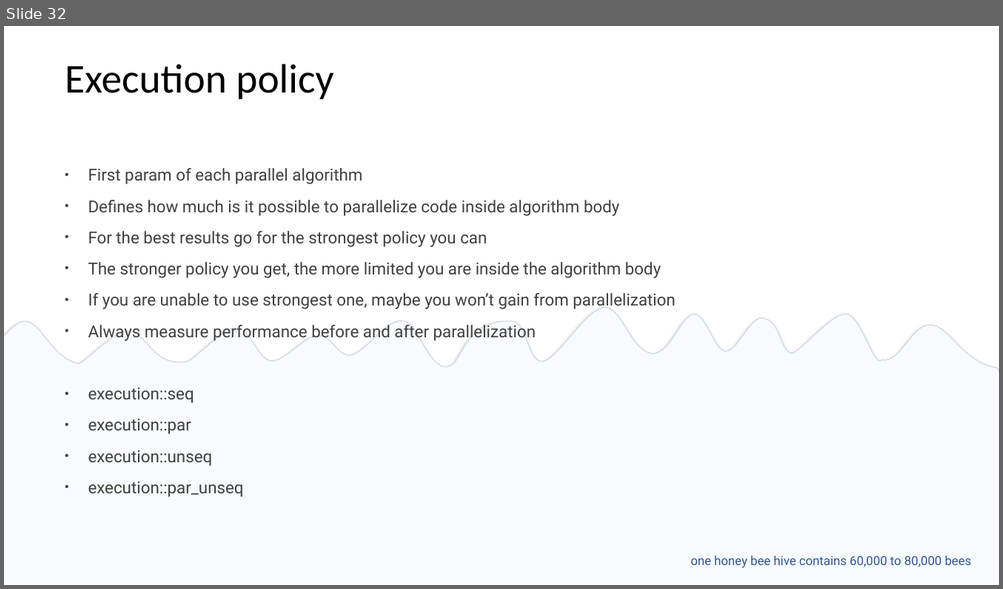
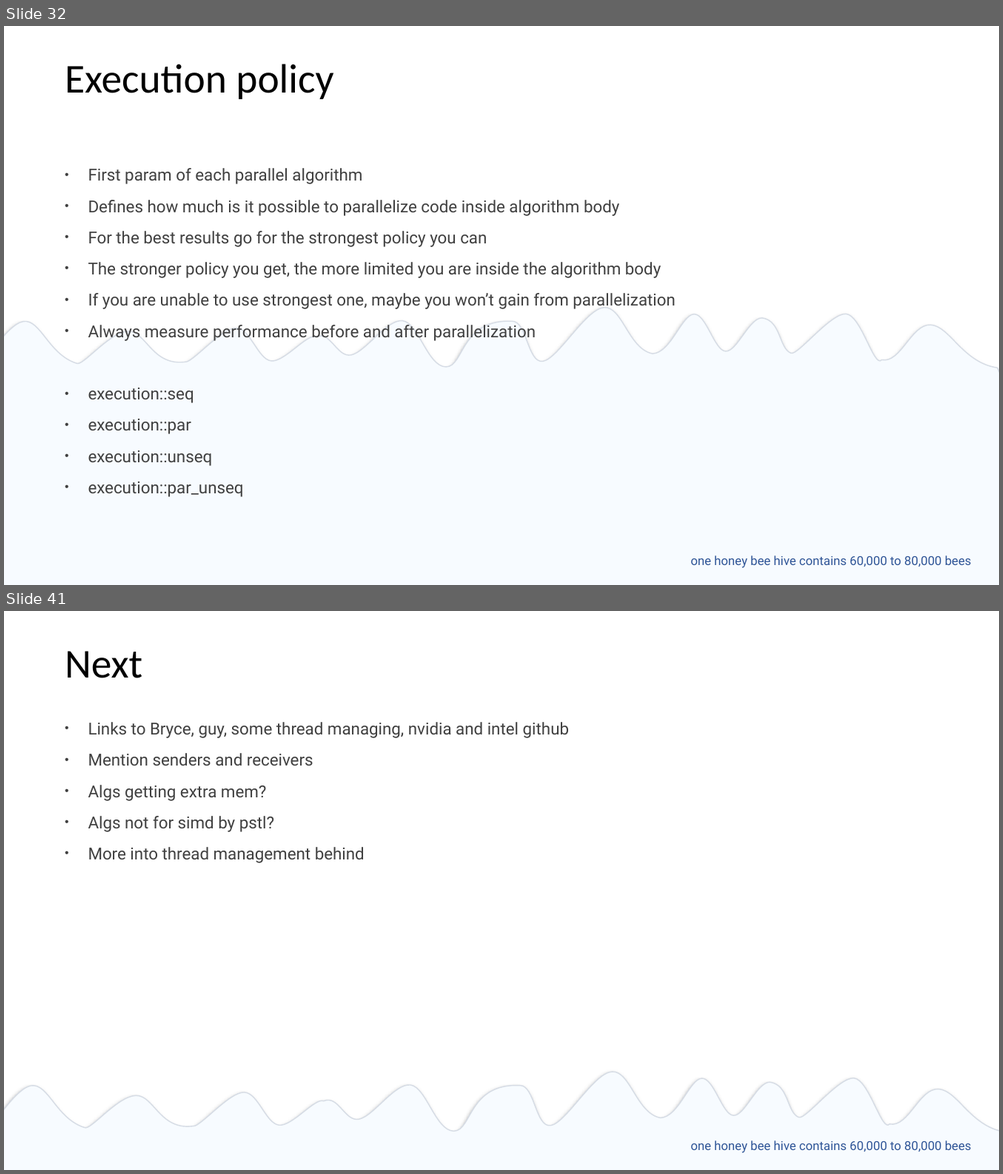
Before and after one commit to EmptySquareBubble/StoriesFromAParallelUniverse-, a slide deck: stories_from_a_paralel_universe.pptx. Shown one above the other, each under a label of ours: slide 32 before the commit, slides 32 and 41 after it; the slides between them are not shown. The pictures are 1003x589 and 1003x1174 pixels, drawn with LibreOffice and Linux fonts; fonts in the diff are those of the drawing. Boxes give left, top, right and bottom in pixels: in the first picture for what was removed or moved away, otherwise in the second. Text is boxed around its words. In the diff, an @@ line names an element or a change of style, - is before the commit and + after.

```diff
--- a/stories_from_a_paralel_universe.pptx
+++ b/stories_from_a_paralel_universe.pptx
@@ slide 41 added at box(4, 611, 999, 1170), background #FFFFFF @@
@@ title added at box(65, 651, 142, 678), 39.6 pt, text #000000 @@
+Next
@@ text added at box(88, 722, 569, 863), 16 pt, text #404040 @@
+  • Links to Bryce, guy, some thread managing, nvidia and intel github
+  • Mention senders and receivers
+  • Algs getting extra mem?
+  • Algs not for simd by pstl?
+  • More into thread management behind
@@ freeform shape added at box(4, 1061, 999, 1164), fill #F7FBFF, outline #D6DCE5 1 pt @@
@@ rectangle added at box(4, 1139, 999, 1170), fill #F7FBFF @@
@@ text added at box(691, 1141, 971, 1153), 12 pt, text #2F5597 @@
+  one honey bee hive contains 60,000 to 80,000 bees
```
Also in this commit, not shown: 28 slides changed.
